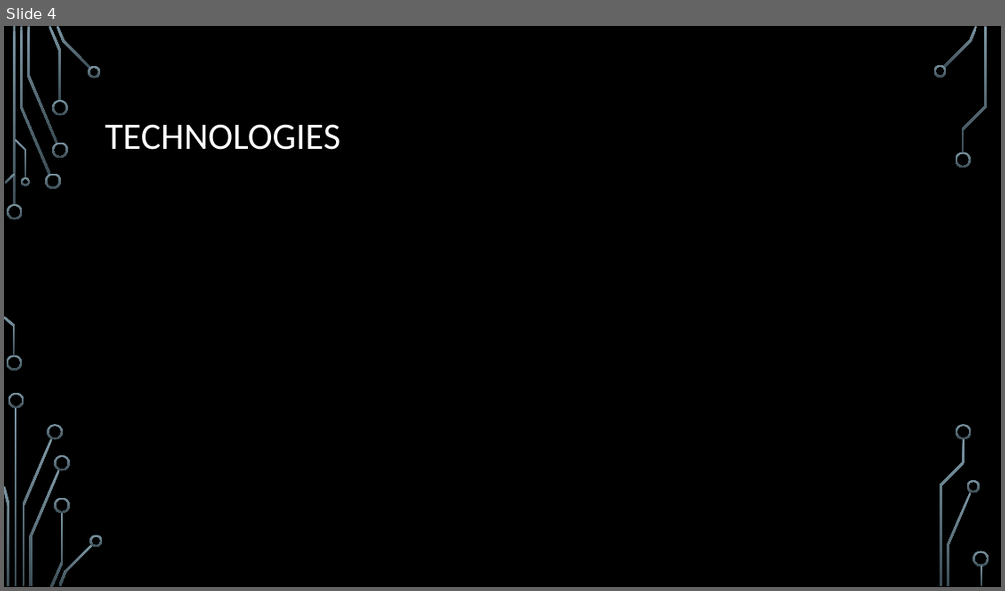
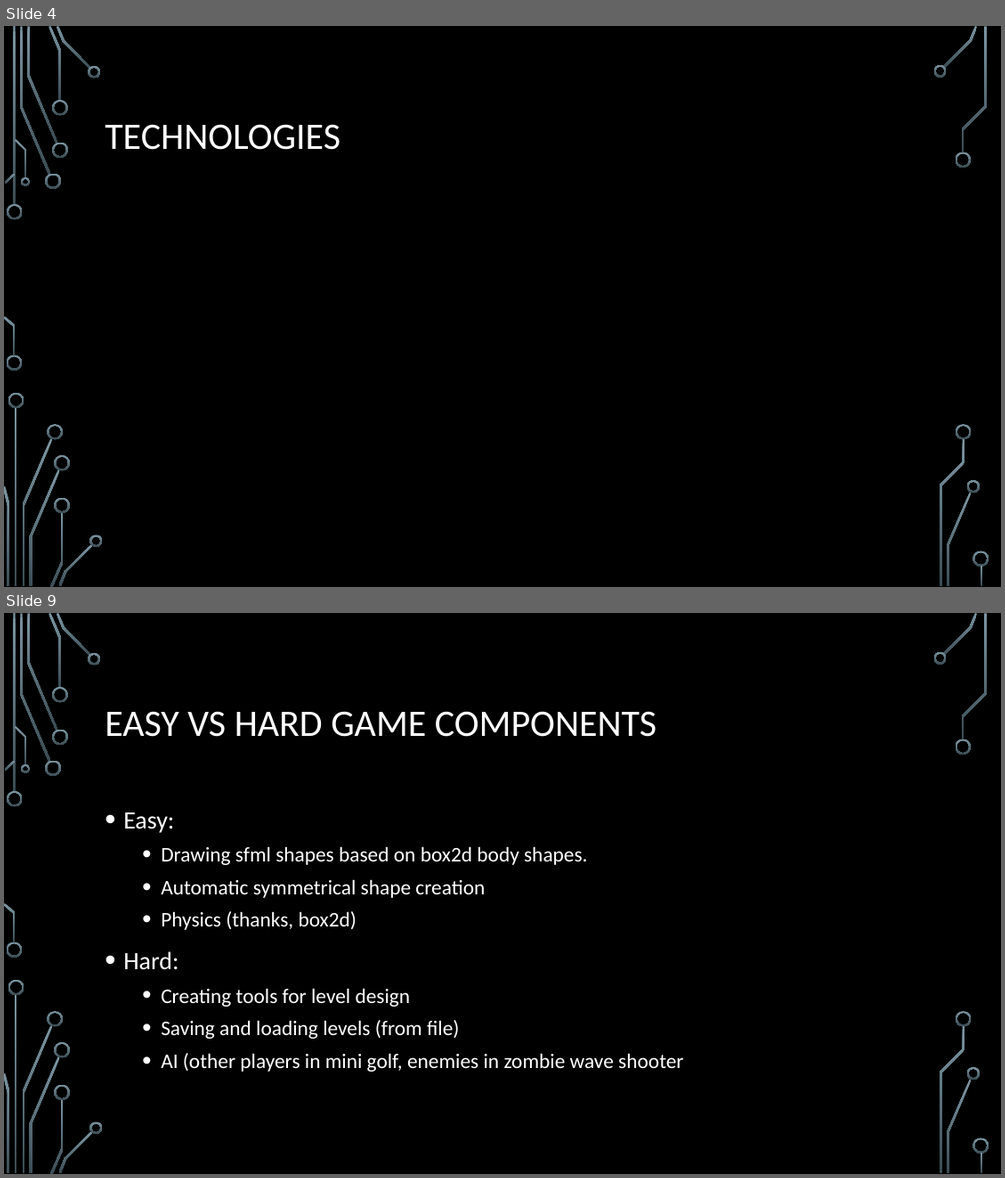
Before and after one commit to scholj05/GameProg_ass1, a slide deck: resources/Assignment 1 proposal.pptx. Shown one above the other, each under a label of ours: slide 4 before the commit, slides 4 and 9 after it; the slides between them are not shown. The pictures are 1005x591 and 1005x1178 pixels, drawn with LibreOffice and Linux fonts; fonts in the diff are those of the drawing; background and template pictures are left out. Boxes give left, top, right and bottom in pixels: in the first picture for what was removed or moved away, otherwise in the second. Text is boxed around its words. In the diff, an @@ line names an element or a change of style, - is before the commit and + after.

Commit message:
updated ppt

```diff
--- a/resources/Assignment 1 proposal.pptx
+++ b/resources/Assignment 1 proposal.pptx
@@ slide 9 added at <box>4,613,1001,1174</box>, background picture (left out); not listed: 36 template elements that a slide beside it also shows @@
@@ title added at <box>105,711,656,737</box>, 36 pt, text #FFFFFF @@
+EASY VS HARD GAME COMPONENTS
@@ text added at <box>123,812,683,1071</box>, 20 pt, text #FFFFFF @@
+• Easy:
+  • Drawing sfml shapes based on box2d body shapes.
+  • Automatic symmetrical shape creation
+  • Physics (thanks, box2d)
+• Hard:
+  • Creating tools for level design
+  • Saving and loading levels (from file)
+  • AI (other players in mini golf, enemies in zombie wave shooter
```
Also in this commit, not shown: 1 slide changed, 5 other slides added.
